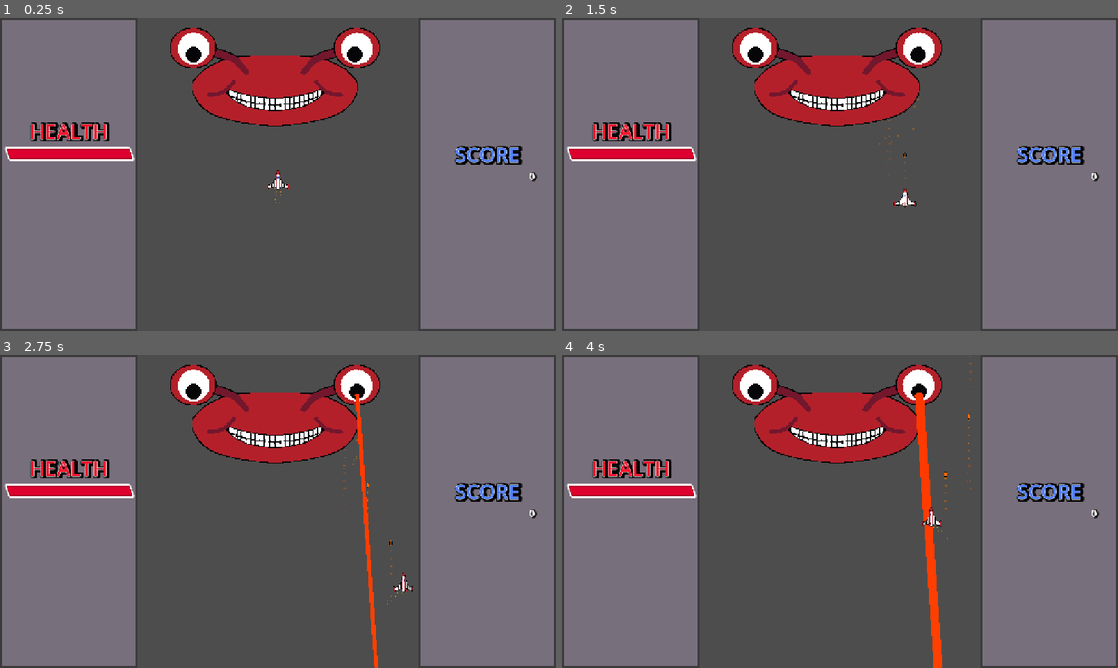
Above: before the commit, frames 1-4 (two rows, left to right).
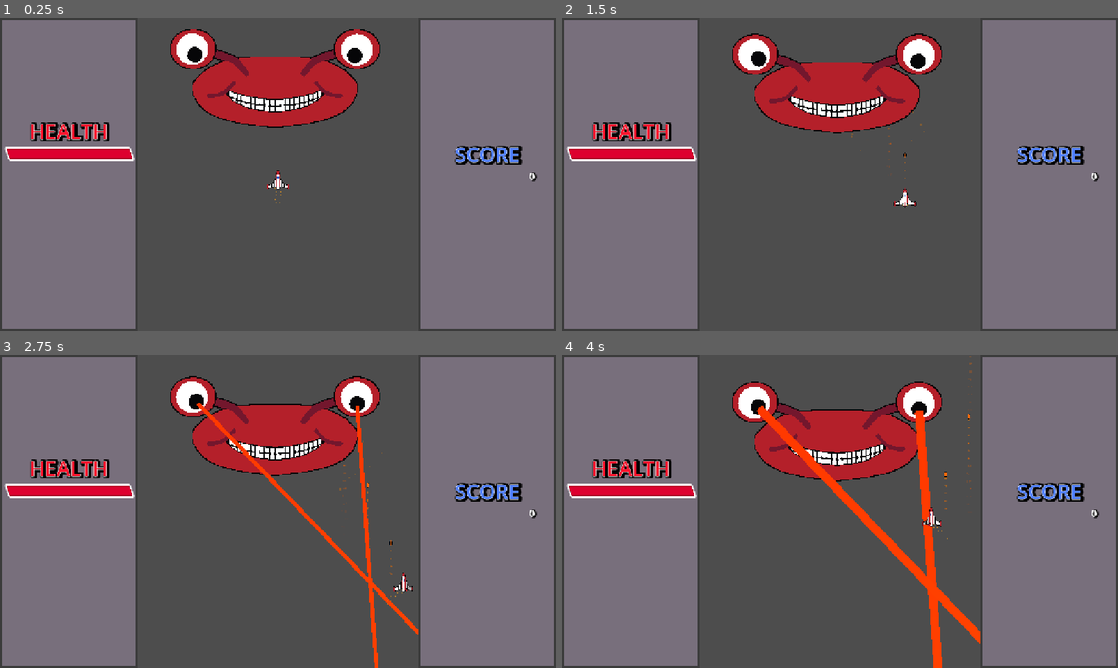
Above: after the commit, the same moments.

Repository: Mast177/FlyingGameRepo
Game: Godot game, scene res://Scenes/Levels/TestWorld.tscn
The game is run twice, just before and just after one commit, with the same random seed, the same clock (stepped at 60 frames per second) and the same inputs.
Inputs:
- Up to frame 1 (0.25 s): no input
- Up to frame 2 (1.5 s): tap Enter at 0.5 s; hold D (Move_Right) 0.53-1.28 s; hold Space (Shoot) 0.53-1.28 s; hold S (Move_Down) from 1.28 s (still down); tap Space (Shoot) at 1.35 s
- Up to frame 3 (2.75 s): release S (Move_Down) at 2.03 s; hold D (Move_Right) from 2.03 s (still down); hold Space (Shoot) from 2.03 s (still down); tap T at 2.1 s
- Up to frame 4 (4 s): release D (Move_Right) at 2.78 s; release Space (Shoot) at 2.78 s; hold W (Move_Up) 2.78-3.53 s; tap Space (Shoot) at 2.85 s; hold A (Move_Left) from 3.53 s (still down); hold Space (Shoot) from 3.53 s (still down)

The runs differ from the first frame. In frame 1, 1.2% of the frame differs, in the area x 30-69%, y 3-36%; in frame 2, 4.1%; in frame 3, 6.7%; in frame 4, 8.5%, in the area x 30-76%, y 3-97%.

Commit message:
Alien boss implementation
Basic implementation of alien boss. can currently shoot lasers out of eyes directed to player.

Diff:
--- a/Assets/Scripts/EnemyScripts/default_enemy_behavior.gd
+++ b/Assets/Scripts/EnemyScripts/default_enemy_behavior.gd
@@ -115,7 +115,8 @@
 func take_damage(damage : int):
 	HEALTH -= damage
 	if HEALTH <= 0 and is_alive:
-		$AnimatedSprite2D/AnimationPlayer.play(death)
+		if has_node("AnimatedSprite2D"):
+			$AnimatedSprite2D/AnimationPlayer.play(death)
 		if audio_error:
 			print(self, " audio error death_sfx")
 		else:
--- a/Assets/Scripts/EnemyScripts/eye_right.gd
+++ b/Assets/Scripts/EnemyScripts/eye_right.gd
@@ -7,6 +7,7 @@
 @onready var player : CharacterBody2D
 @onready var enable_eye_rotate := true
 @export var eye_caster : RayCast2D
+@export var EYE_DAMAGE := 1
 
 
 func _ready() -> void:
@@ -20,3 +21,13 @@
 		var direction = (player_pos - global_position)
 		var target_angle = direction.angle() - deg_to_rad(90)
 		rotation = lerp_angle(rotation, target_angle, (rotation_speed * delta) / rotation_time)
+
+
+func set_casting(is_casting: bool) -> void:
+	$RayCast2D.is_casting = is_casting
+
+func get_casting() -> bool:
+	return $RayCast2D.is_casting
+
+func set_warning_particles(is_on: bool) -> void:
+	$LazerWarningParticles.emitting = is_on
--- a/Assets/Scripts/EnemyScripts/red_alien_boss.gd
+++ b/Assets/Scripts/EnemyScripts/red_alien_boss.gd
@@ -1,21 +1,34 @@
-extends Node2D
+extends EnemyDefault
 
+#@export var Eye_Right_Particle_Emitter : GPUParticles2D
+#@export var Eye_Left_Particle_Emitter : GPUParticles2D
+
+#@export var Eye_Right_Ray : RayCast2D
+#@export var Eye_Left_Ray : RayCast2D
+
+func _physics_process(delta: float) -> void:
+	move_down(delta)
 
 func _on_warning_timer_timeout() -> void:
-	$Body/EyeRight/RayCast2D.is_casting = true
-	$Body/EyeRight/LazerWarningParticles.emitting = false
+
+	$Body/EyeRight.set_casting(true)
+	$Body/EyeLeft.set_casting(true)
+	$Body/EyeRight.set_warning_particles(false)
+	$Body/EyeLeft.set_warning_particles(false)
 	$AudioStreamPlayer["parameters/switch_to_clip"] = "BeamFire"
 
 
 func _on_attack_timer_timeout() -> void:
 	print("timer activated")
-	if $Body/EyeRight/RayCast2D.is_casting:
+	if $Body/EyeRight.get_casting():
 		#turn off eye lazers
-		$Body/EyeRight/RayCast2D.is_casting = false
+		$Body/EyeRight.set_casting(false)
+		$Body/EyeLeft.set_casting(false)
 	else:
 		#start lazer attack (including warning time)
 		$WarningTimer.start()
-		$Body/EyeRight/LazerWarningParticles.emitting = true
+		$Body/EyeRight.set_warning_particles(true)
+		$Body/EyeLeft.set_warning_particles(true)
 
 		$AudioStreamPlayer["parameters/switch_to_clip"] = "BeamCharge"
 		$AudioStreamPlayer.play()
--- a/Assets/Scripts/ray_cast_2d.gd
+++ b/Assets/Scripts/ray_cast_2d.gd
@@ -6,11 +6,10 @@
 @export var color := Color.WHITE: set = set_color
 @export var damage_cooldown := 1.0
 
-@export var eye : Sprite2D
 
 @export var growth_time := 0.5
 
-
+@onready var eye = $".."
 @onready var line_2d: Line2D = $Line2D
 @onready var line_width = line_2d.width
 @onready var damage_cooldown_timer = $Timer
@@ -20,6 +19,7 @@
 
 
 var tween: Tween = null
+@onready var damage = $"..".EYE_DAMAGE
 
 func _ready() -> void:
 	set_color(color)
@@ -28,6 +28,7 @@
 	target_position.x = 0.0
 	line_2d.visible = false
 	damage_cooldown_timer.wait_time = damage_cooldown
+
 
 
 
@@ -45,7 +46,7 @@
 		#print("laser hit")
 		var target = get_collider()
 		if target.has_method("take_damage") and damage_cooldown_timer.is_stopped():
-			#target.take_damage(1)
+			target.take_damage(damage)
 			damage_cooldown_timer.start()
 		laser_end_position = to_local(get_collision_point())
 
@@ -105,7 +106,12 @@
 	print("test callback")
 
 func toggle_rotate():
-	if eye.enable_eye_rotate:
+		#print("eye")
+	if eye.enable_eye_rotate == true:
 		eye.enable_eye_rotate = false
+		#print(eye.enable_eye_rotate)
+		return
 	else:
 		eye.enable_eye_rotate = true
+		#print(eye.enable_eye_rotate)
+		return
--- a/Scenes/Enemies/Bosses/red_alien_boss.tscn
+++ b/Scenes/Enemies/Bosses/red_alien_boss.tscn
@@ -3,9 +3,7 @@
 [ext_resource type="Script" uid="uid://dysovhaxvl58y" path="res://Assets/Scripts/EnemyScripts/red_alien_boss.gd" id="1_r3dl2"]
 [ext_resource type="Texture2D" uid="uid://bq111ec5wdkp7" path="res://Assets/Sprites/Boss_1_Sheet.png" id="1_w1doj"]
 [ext_resource type="Script" uid="uid://drlys0vdbqhhi" path="res://Assets/Scripts/hurtbox.gd" id="2_r3dl2"]
-[ext_resource type="Texture2D" uid="uid://j3kagwb3s7ke" path="res://Assets/Sprites/Boss_1_Eye_Sheet.png" id="3_q2f75"]
-[ext_resource type="PackedScene" uid="uid://b3jmx2i1fkvkf" path="res://Scenes/Misc/ray_cast_2d.tscn" id="4_w1doj"]
-[ext_resource type="Script" uid="uid://d36n6ffj6ouyq" path="res://Assets/Scripts/EnemyScripts/eye_right.gd" id="5_q2f75"]
+[ext_resource type="PackedScene" uid="uid://b7rsahacwq6dx" path="res://Scenes/Enemies/Bosses/red_alien_boss_eye.tscn" id="4_q2f75"]
 [ext_resource type="Script" uid="uid://dwqumx64rw0pg" path="res://Assets/Scripts/hitbox.gd" id="5_w1doj"]
 [ext_resource type="AudioStream" uid="uid://bgaaydhdopxei" path="res://Assets/Audio/SFX/DSGNImpt_EXPLOSION-Nova Whiplash_HY_PC-002.wav" id="8_0pq35"]
 [ext_resource type="AudioStream" uid="uid://dsfr63qasbyod" path="res://Assets/Audio/SFX/DSGNSynth_CAST-Mecha Energy Movement_HY_PC-007.wav" id="8_ma517"]
@@ -62,36 +60,6 @@
 radius = 75.0
 height = 372.0
 
-[sub_resource type="CircleShape2D" id="CircleShape2D_vri3x"]
-radius = 49.244293
-
-[sub_resource type="Gradient" id="Gradient_0uny3"]
-offsets = PackedFloat32Array(0, 0.5495495, 1)
-colors = PackedColorArray(1, 0, 0, 1, 1, 1, 0, 0.39607844, 1, 1, 0, 0)
-
-[sub_resource type="GradientTexture1D" id="GradientTexture1D_pi2u6"]
-gradient = SubResource("Gradient_0uny3")
-
-[sub_resource type="Curve" id="Curve_q2f75"]
-_data = [Vector2(0, 1), 0.0, 0.0, 0, 0, Vector2(0.97580636, 0.509434), 0.0, 0.0, 0, 0]
-point_count = 2
-
-[sub_resource type="CurveTexture" id="CurveTexture_0pq35"]
-curve = SubResource("Curve_q2f75")
-
-[sub_resource type="ParticleProcessMaterial" id="ParticleProcessMaterial_q2f75"]
-lifetime_randomness = 0.5
-particle_flag_disable_z = true
-direction = Vector3(0, 1, 0)
-spread = 113.633
-initial_velocity_min = 100.0
-initial_velocity_max = 100.0
-gravity = Vector3(0, 0, 0)
-scale_min = 5.0
-scale_max = 7.0
-scale_curve = SubResource("CurveTexture_0pq35")
-color_ramp = SubResource("GradientTexture1D_pi2u6")
-
 [sub_resource type="AudioStreamInteractive" id="AudioStreamInteractive_mu21o"]
 clip_count = 2
 clip_0/name = &"BeamCharge"
@@ -101,9 +69,13 @@
 clip_1/stream = ExtResource("8_0pq35")
 clip_1/auto_advance = 0
 
-[node name="RedAlienBoss" type="Node2D" unique_id=1576168301 groups=["enemy"]]
+[node name="RedAlienBoss" type="CharacterBody2D" unique_id=1140228502 groups=["enemy"]]
 z_index = 100
 script = ExtResource("1_r3dl2")
+SCORE_VALUE = 1000
+SPEED = 10
+HEALTH = 100
+BEHAVIOR = "Still"
 
 [node name="Body" type="AnimatedSprite2D" parent="." unique_id=1522052048]
 sprite_frames = SubResource("SpriteFrames_i4tbx")
@@ -117,53 +89,11 @@
 rotation = 1.5707964
 shape = SubResource("CapsuleShape2D_kw3g3")
 
-[node name="EyeRight" type="Sprite2D" parent="Body" unique_id=379003093 node_paths=PackedStringArray("eye_caster")]
+[node name="EyeRight" parent="Body" unique_id=702698837 instance=ExtResource("4_q2f75")]
 position = Vector2(188, -88)
-texture = ExtResource("3_q2f75")
-script = ExtResource("5_q2f75")
-rotation_speed = 0.5
-eye_caster = NodePath("RayCast2D")
 
-[node name="EyeHitbox" type="Area2D" parent="Body/EyeRight" unique_id=1728562836 groups=["enemy"]]
-script = ExtResource("5_w1doj")
-metadata/_custom_type_script = "uid://dwqumx64rw0pg"
-
-[node name="CollisionShape2D" type="CollisionShape2D" parent="Body/EyeRight/EyeHitbox" unique_id=806853160]
-position = Vector2(1, -5)
-rotation = -0.83853096
-shape = SubResource("CircleShape2D_vri3x")
-
-[node name="RayCast2D" parent="Body/EyeRight" unique_id=1580728340 node_paths=PackedStringArray("eye") instance=ExtResource("4_w1doj")]
-position = Vector2(0, 20)
-rotation = 1.5707964
-target_position = Vector2(0, 0)
-cast_speed = 4000.0
-is_casting = false
-color = Color(1, 0.3529412, 0, 1)
-damage_cooldown = 0.25
-eye = NodePath("..")
-growth_time = 0.25
-
-[node name="LazerWarningParticles" type="GPUParticles2D" parent="Body/EyeRight" unique_id=1896304837]
-position = Vector2(0, 20)
-emitting = false
-lifetime = 0.5
-trail_sections = 2
-trail_section_subdivisions = 1
-process_material = SubResource("ParticleProcessMaterial_q2f75")
-
-[node name="EyeLeft" type="Sprite2D" parent="Body" unique_id=1993733540]
-position = Vector2(-188, -88)
-texture = ExtResource("3_q2f75")
-
-[node name="EyeHitbox" type="Area2D" parent="Body/EyeLeft" unique_id=604140629 groups=["enemy"]]
-script = ExtResource("5_w1doj")
-metadata/_custom_type_script = "uid://dwqumx64rw0pg"
-
-[node name="CollisionShape2D" type="CollisionShape2D" parent="Body/EyeLeft/EyeHitbox" unique_id=1251125376]
-position = Vector2(-1, -5)
-rotation = -0.83853096
-shape = SubResource("CircleShape2D_vri3x")
+[node name="EyeLeft" parent="Body" unique_id=540409275 instance=ExtResource("4_q2f75")]
+position = Vector2(-190, -89)
 
 [node name="Hitbox" type="Area2D" parent="Body" unique_id=2058860675]
 position = Vector2(0, -1)
--- /dev/null
+++ b/Scenes/Enemies/Bosses/red_alien_boss_eye.tscn
@@ -0,0 +1,69 @@
+[gd_scene format=3 uid="uid://b7rsahacwq6dx"]
+
+[ext_resource type="Texture2D" uid="uid://j3kagwb3s7ke" path="res://Assets/Sprites/Boss_1_Eye_Sheet.png" id="1_jdd1s"]
+[ext_resource type="Script" uid="uid://d36n6ffj6ouyq" path="res://Assets/Scripts/EnemyScripts/eye_right.gd" id="2_ile58"]
+[ext_resource type="Script" uid="uid://dwqumx64rw0pg" path="res://Assets/Scripts/hitbox.gd" id="3_m20m4"]
+[ext_resource type="PackedScene" uid="uid://b3jmx2i1fkvkf" path="res://Scenes/Misc/ray_cast_2d.tscn" id="4_pwps5"]
+
+[sub_resource type="CircleShape2D" id="CircleShape2D_vri3x"]
+radius = 49.244293
+
+[sub_resource type="Gradient" id="Gradient_0uny3"]
+offsets = PackedFloat32Array(0, 0.5495495, 1)
+colors = PackedColorArray(1, 0, 0, 1, 1, 1, 0, 0.39607844, 1, 1, 0, 0)
+
+[sub_resource type="GradientTexture1D" id="GradientTexture1D_pi2u6"]
+gradient = SubResource("Gradient_0uny3")
+
+[sub_resource type="Curve" id="Curve_q2f75"]
+_data = [Vector2(0, 1), 0.0, 0.0, 0, 0, Vector2(0.97580636, 0.509434), 0.0, 0.0, 0, 0]
+point_count = 2
+
+[sub_resource type="CurveTexture" id="CurveTexture_0pq35"]
+curve = SubResource("Curve_q2f75")
+
+[sub_resource type="ParticleProcessMaterial" id="ParticleProcessMaterial_q2f75"]
+lifetime_randomness = 0.5
+particle_flag_disable_z = true
+direction = Vector3(0, 1, 0)
+spread = 113.633
+initial_velocity_min = 100.0
+initial_velocity_max = 100.0
+gravity = Vector3(0, 0, 0)
+scale_min = 5.0
+scale_max = 7.0
+scale_curve = SubResource("CurveTexture_0pq35")
+color_ramp = SubResource("GradientTexture1D_pi2u6")
+
+[node name="EyeRight" type="Sprite2D" unique_id=702698837 node_paths=PackedStringArray("eye_caster") groups=["Eye", "enemy"]]
+texture = ExtResource("1_jdd1s")
+script = ExtResource("2_ile58")
+rotation_speed = 0.5
+eye_caster = NodePath("RayCast2D")
+
+[node name="EyeHitbox" type="Area2D" parent="." unique_id=720165289 groups=["enemy"]]
+script = ExtResource("3_m20m4")
+metadata/_custom_type_script = "uid://dwqumx64rw0pg"
+
+[node name="CollisionShape2D" type="CollisionShape2D" parent="EyeHitbox" unique_id=158652314]
+position = Vector2(1, -5)
+rotation = -0.83853096
+shape = SubResource("CircleShape2D_vri3x")
+
+[node name="RayCast2D" parent="." unique_id=1580728340 instance=ExtResource("4_pwps5")]
+position = Vector2(0, 20)
+rotation = 1.5707964
+target_position = Vector2(0, 0)
+cast_speed = 4000.0
+is_casting = false
+color = Color(1, 0.3529412, 0, 1)
+damage_cooldown = 0.25
+growth_time = 0.25
+
+[node name="LazerWarningParticles" type="GPUParticles2D" parent="." unique_id=224093388]
+position = Vector2(0, 20)
+emitting = false
+lifetime = 0.5
+trail_sections = 2
+trail_section_subdivisions = 1
+process_material = SubResource("ParticleProcessMaterial_q2f75")
--- a/Scenes/Enemies/OrangeShooterVarients/orange_shooter_down_point.tscn
+++ b/Scenes/Enemies/OrangeShooterVarients/orange_shooter_down_point.tscn
@@ -1,12 +1,6 @@
-[gd_scene load_steps=2 format=3 uid="uid://cuopx8u06w8rq"]
+[gd_scene format=3 uid="uid://cuopx8u06w8rq"]
 
 [ext_resource type="PackedScene" uid="uid://ddjcdkwqtljxw" path="res://Scenes/Enemies/OrangeShooterVarients/orange_shooter_default.tscn" id="1_alm8g"]
 
-[node name="OrangeShooterDown" instance=ExtResource("1_alm8g")]
+[node name="OrangeShooterDown" unique_id=600599836 instance=ExtResource("1_alm8g")]
 BEHAVIOR = "Down"
-
-[node name="AnimatedSprite2D" parent="." index="0"]
-animation = &"Charge_And_Shoot"
-
-[node name="GPUParticles2D" parent="." index="7"]
-emitting = true
